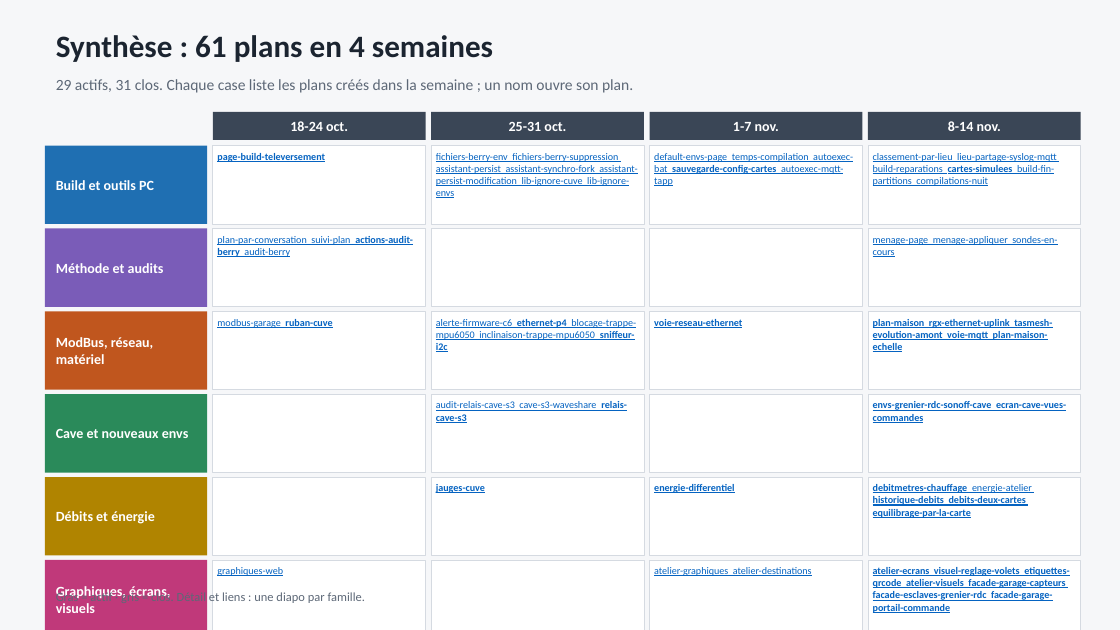
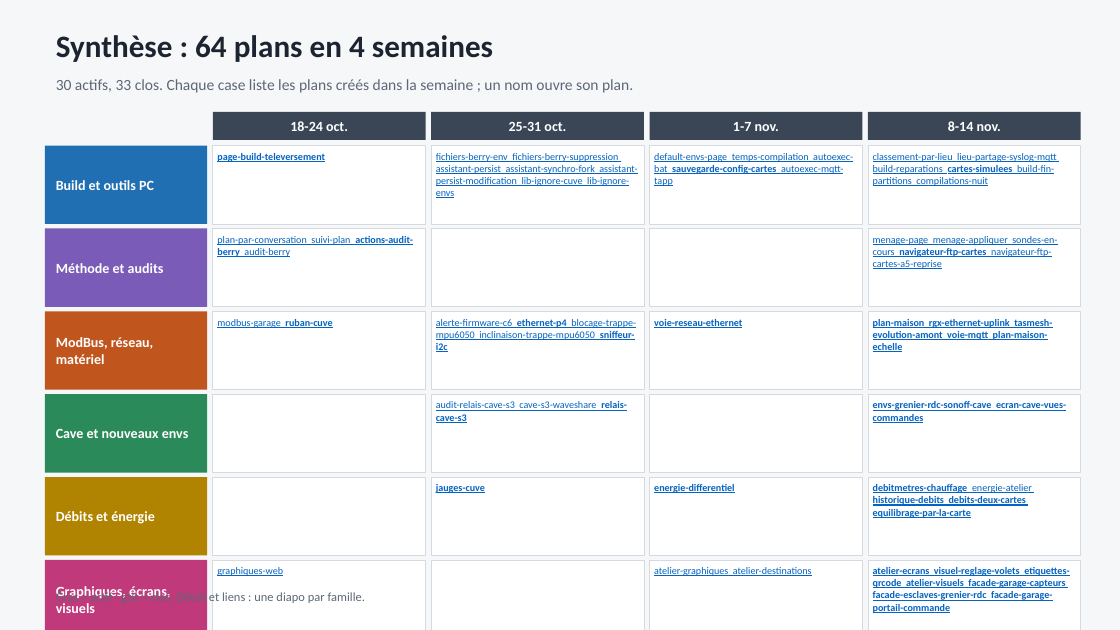
Before and after one commit to fdaubercy/Tasmota, a slide deck: slide 1 of outils_docs/organigramme_plans/organigramme-plans.pptx. Drawn at 1120x630 pixels with LibreOffice and Linux fonts; fonts in the diff are those of the drawing. Boxes give left, top, right and bottom in pixels: in the first picture for what was removed or moved away, otherwise in the second. Text is boxed around its words. In the diff, an @@ line names an element or a change of style, - is before the commit and + after.

Commit message:
docs(plans): plan plan-maison-echelle, liens des plans, organigramme et lecon
Nouveau plan plan-maison-echelle et fiche des mesures a saisir (plan de la
maison), liens ajoutes dans plan-maison et voie-reseau-ethernet, index
tasks/README et organigramme des plans regeneres, lecon du 2026-11-21 sur le
faux caractere de controle des persist.

```diff
--- a/outils_docs/organigramme_plans/organigramme-plans.pptx
+++ b/outils_docs/organigramme_plans/organigramme-plans.pptx
@@ text at box(56, 35, 493, 62): text changed @@
-Synthèse : 61 plans en 4 semaines
+Synthèse : 64 plans en 4 semaines
@@ text at box(56, 79, 633, 93): text changed @@
-29 actifs, 31 clos. Chaque case liste les plans créés dans la semaine ; un nom ouvre son plan.
+30 actifs, 33 clos. Chaque case liste les plans créés dans la semaine ; un nom ouvre son plan.
@@ text in rectangle at box(873, 236, 1057, 269): text changed @@
-menage-page menage-appliquer sondes-en-cours
+menage-page menage-appliquer sondes-en-cours navigateur-ftp-cartes navigateur-ftp-cartes-a5-reprise
```
Also in this commit, not shown: 2 other slides changed, 8 other files.
